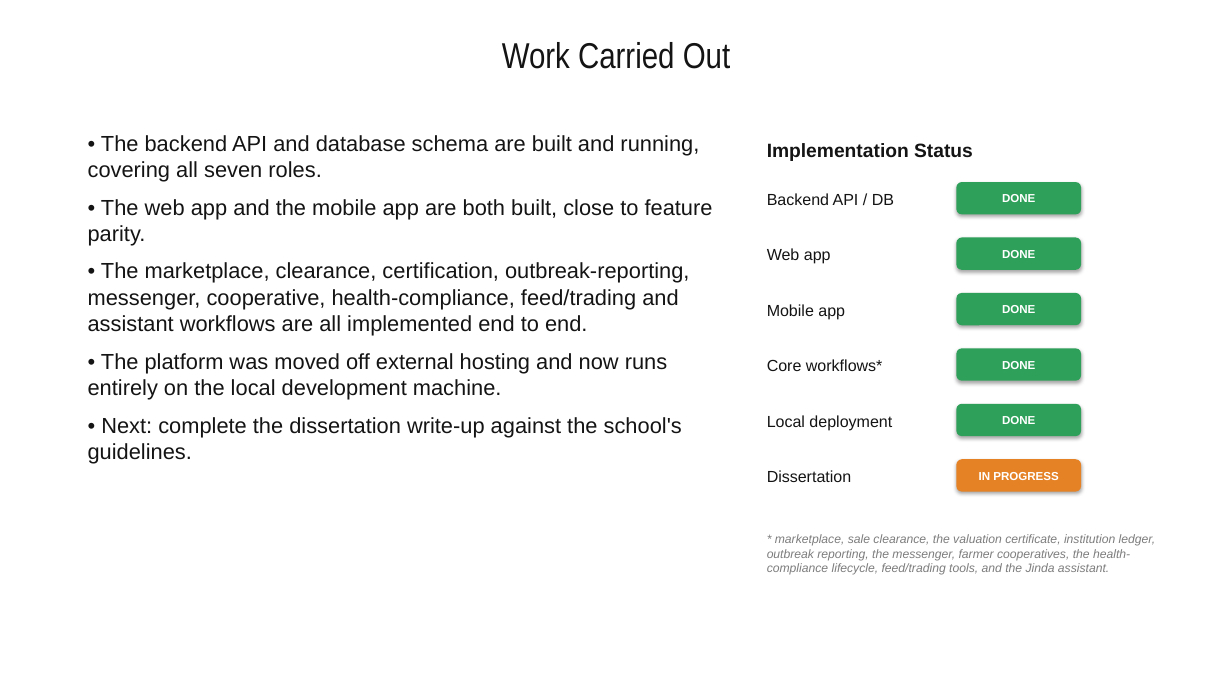
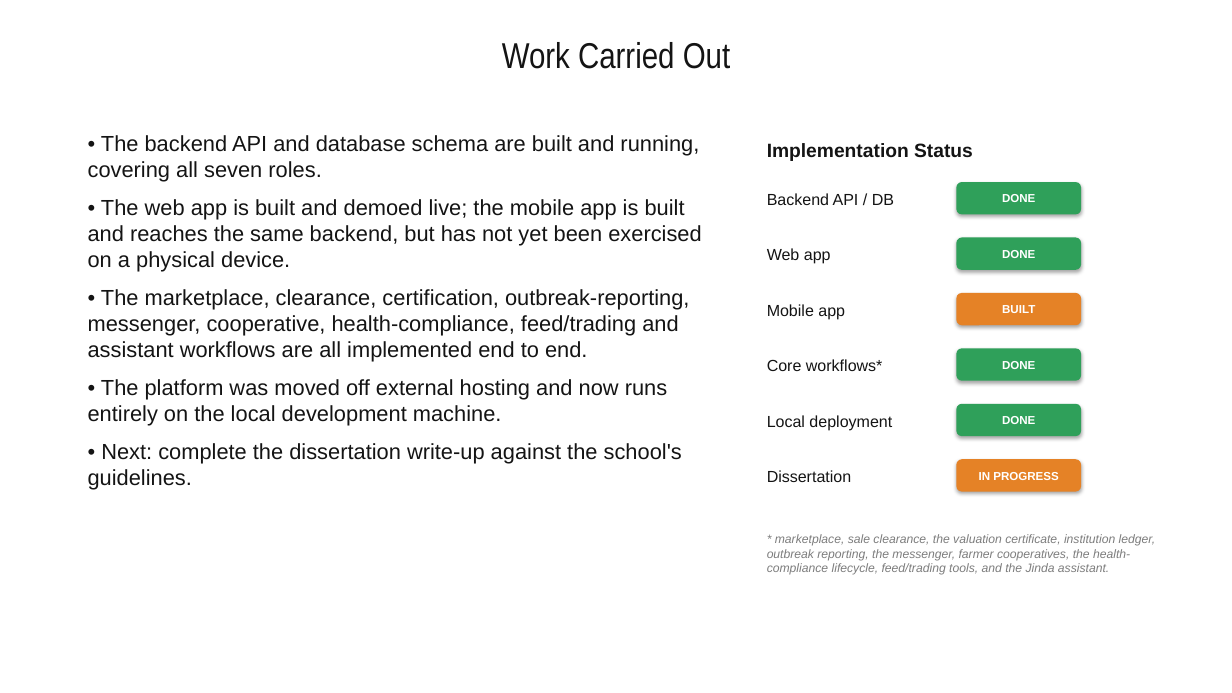
Before and after one commit to ARNOLDMAPINDU/PFUMA-INGCEBO-PART-5-PROJECT, a slide deck: slide 11 of DOCUMENTATION/PRESENTATIONS/PFUMA_INGCEBO_Progress_Presentation.pptx. Drawn at 1232x693 pixels with LibreOffice and Linux fonts; fonts in the diff are those of the drawing. Boxes give left, top, right and bottom in pixels: in the first picture for what was removed or moved away, otherwise in the second. Text is boxed around its words. In the diff, an @@ line names an element or a change of style, - is before the commit and + after.

```diff
--- a/DOCUMENTATION/PRESENTATIONS/PFUMA_INGCEBO_Progress_Presentation.pptx
+++ b/DOCUMENTATION/PRESENTATIONS/PFUMA_INGCEBO_Progress_Presentation.pptx
@@ text at [88,199,702,272]: text changed @@
-• The web app and the mobile app are both built, close to feature parity.
+• The web app is built and demoed live; the mobile app is built and reaches the same backend, but has not yet been exercised on a physical device.
@@ rounded rectangle "BUILT" at [957,293,1081,325]: fill #2FA05A to #E58226 @@
@@ text in rounded rectangle at [1002,305,1035,313]: text changed @@
-DONE
+BUILT
```
Also in this commit, not shown: 1 other file.
